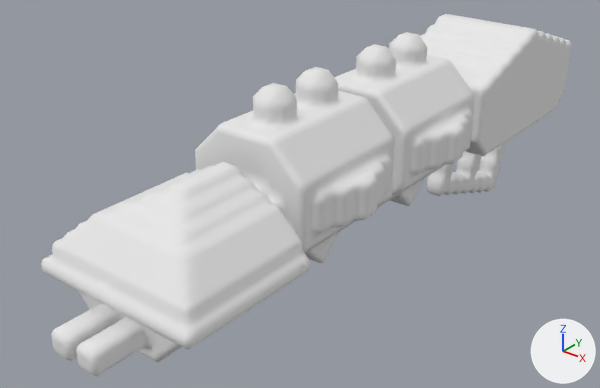
Two versions of the OBJ model src/jsMain/resources/meshes/diadochi-3-lotan-class.obj, one commit apart.
The view is the same before and after, from a 50 mm camera at (59.7, -90.1, 44.7) aimed at (-5.7, -8.3, -6.0). Lighting does not change. The marker at lower right points along +X, +Y and +Z. Where no turn or scale is listed for an object, it has been applied to the vertices.

In view in the first picture: 'diadochi-3-lotan-class'.
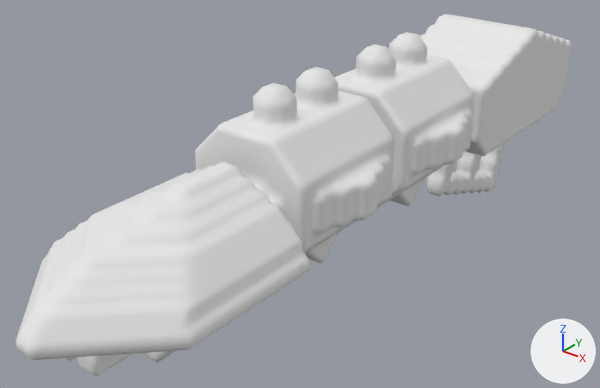
The newer file is also turned or shifted as a whole; pictures and numbers use the older file's frame.

Changed parts and their boxes [x1, y1, x2, y2] in the pictures (600 x 388 px):
'diadochi-3-lotan-class', reshaped: before [41, 14, 572, 376]; after [16, 14, 572, 376]
part 1 of me_diadochi_3_lotan_class, built on: before [41, 195, 194, 348]; after [16, 195, 190, 360]
part 2 of me_diadochi_3_lotan_class, surface changed: before [60, 261, 148, 328]

What the commit changed:
me_diadochi_3_lotan_class is used by ob_diadochi_3_lotan_class; location (0.0, 0.0, 0.0).
me_diadochi_3_lotan_class had 13562 vertices, 27128 faces and spanned x -11.5..11.5, y -51.7..52.3, z -21.0..14.0.
me_diadochi_3_lotan_class now has 14093 vertices, 28190 faces and spans x -11.5..11.5, y -56.7..52.3, z -21.0..14.0.
me_diadochi_3_lotan_class part 1: 84 vertices moved from x -10.0..10.0, y -46.7..-38.7, z -2.5..5.5 to x -10.5..10.5, y -55.2..-39.2, z -3.0..6.0; 234 vertices removed from x -10.5..10.5, y -46.7..-27.2, z -3.0..5.5; 765 vertices added at x -10.5..10.5, y -56.7..-26.4, z -3.2..6.0.
me_diadochi_3_lotan_class part 2: 232 kept faces spanning x -10.5..10.5, y -54.2..-28.7, z -3.2..-3.0 get new texture (UV) coordinates.
